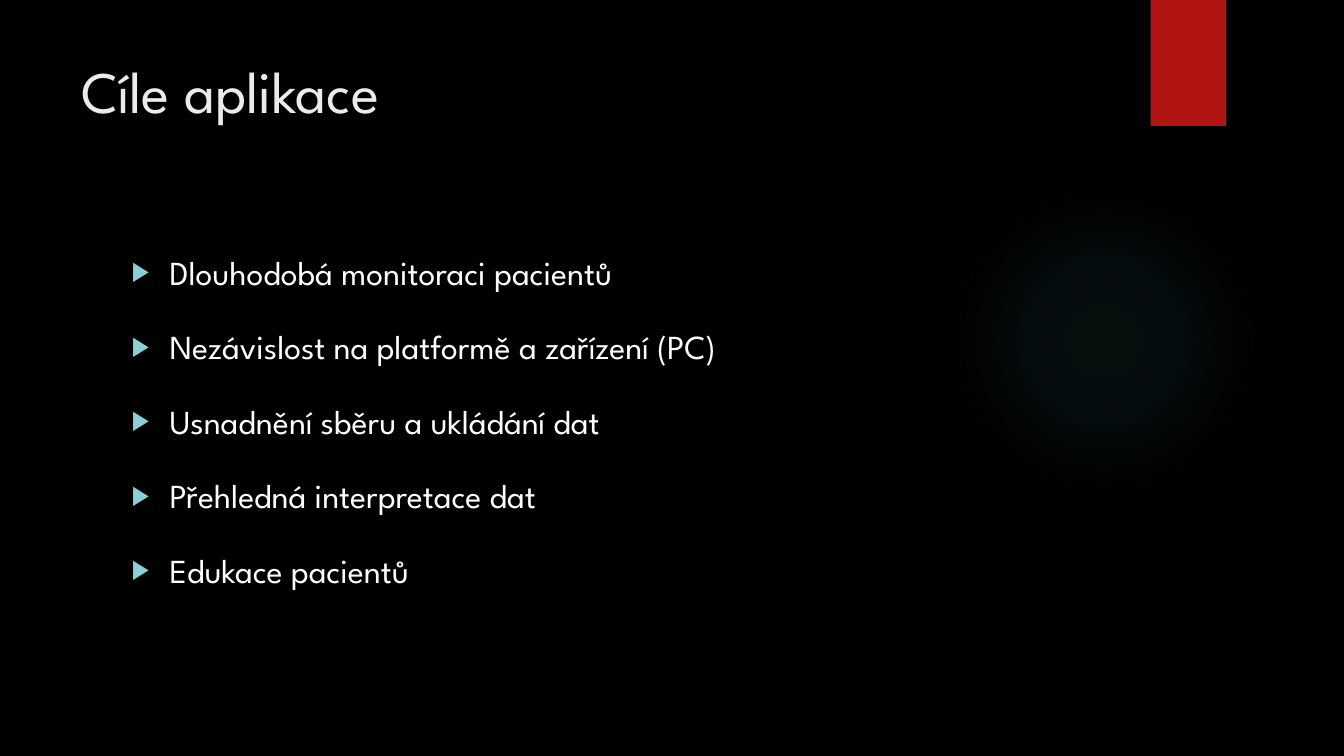
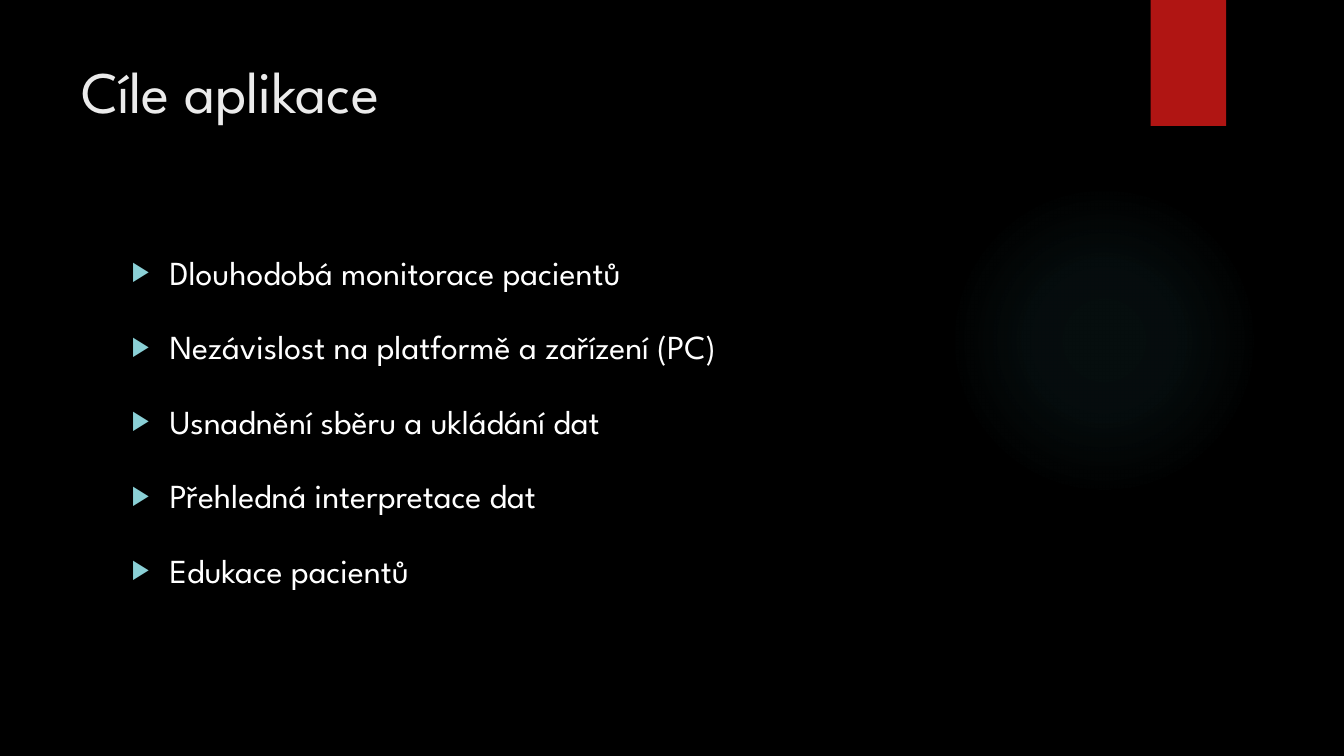
Before and after one commit to MrMilan/Diplomka, a slide deck: slide 8 of prezentace diplomka/DP_Diani.pptx. Drawn at 1344x756 pixels with LibreOffice and Linux fonts; fonts in the diff are those of the drawing; background and template pictures are left out. Boxes give left, top, right and bottom in pixels: in the first picture for what was removed or moved away, otherwise in the second. Text is boxed around its words. In the diff, an @@ line names an element or a change of style, - is before the commit and + after.

```diff
--- a/prezentace diplomka/DP_Diani.pptx
+++ b/prezentace diplomka/DP_Diani.pptx
@@ text at <box>170,262,621,292</box>: text changed @@
-▶ Dlouhodobá monitoraci pacientů
+▶ Dlouhodobá monitorace pacientů
```
Also in this commit, not shown: 1 other slide changed, 1 other file.
